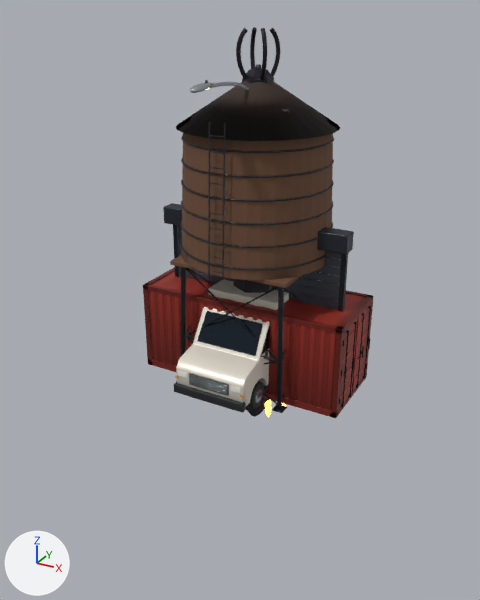
Renders of the glTF model src/assets/models/props.glb from each side of a commit.
Rendered twice from a 50 mm camera at (7.94, -15.38, 9.87) aimed at (-0.3, -0.39, 2.37). The lights are fixed; the arrows at lower left show +X, +Y and +Z. The picture after the commit comes second. Where no turn or scale is listed for an object, it has been applied to the vertices.

Names of what the first picture shows: 'container_container_paint', 'obelisk_obsidian', 'rollup_door_door_steel', 'rollup_door_steel_dark', 'van_glass_dark', 'van_plastic_dark', 'van_van_white', 'water_tower_steel_dark', 'water_tower_tank_roof', 'water_tower_tank_wood' and 7 more.
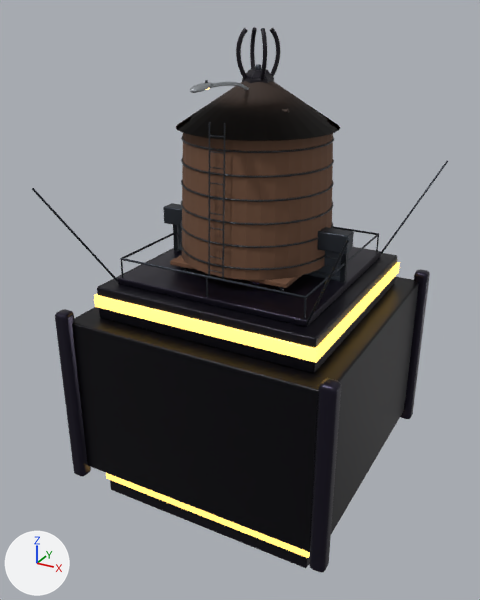
What differs and where, as boxes (x1, y1, x2, y2) in the pictures (480 x 600 px):
'jumbotron_jumbo_housing', added
    after: (72, 248, 419, 568)
'jumbotron_jumbo_trim', added
    after: (55, 247, 430, 573)
'jumbotron_led_ribbon', added
    after: (94, 262, 400, 558)
'jumbotron_steel_dark', added
    after: (32, 161, 448, 325)
'container_container_paint', unchanged, covered by the edit
    before: (143, 267, 374, 418)
'van_van_white', unchanged, covered by the edit
    before: (176, 272, 320, 406)
'rollup_door_door_steel', unchanged, covered by the edit
    before: (178, 226, 341, 309)
    after: (178, 226, 341, 281)
'van_glass_dark', unchanged, covered by the edit
    before: (197, 311, 270, 356)

Patch to the scene script:
```diff
--- a/src/assets/models/props.glb.py
+++ b/src/assets/models/props.glb.py
@@ mat_led_ribbon @@
+mat_led_ribbon = bpy.data.materials.new('led_ribbon')
+# nodes: BsdfPrincipled, Mix, OutputMaterial, VertexColor
+# colours: orange #ffce61, yellow #e8c77a, mixed with the vertex colours
@@ mat_jumbo_trim @@
+mat_jumbo_trim = bpy.data.materials.new('jumbo_trim')
+# nodes: BsdfPrincipled, Mix, OutputMaterial, VertexColor
+# colours: dark purple #2c2838, mixed with the vertex colours
@@ mat_jumbo_housing @@
+mat_jumbo_housing = bpy.data.materials.new('jumbo_housing')
+# nodes: BsdfPrincipled, Mix, OutputMaterial, VertexColor
+# colours: black #16141f, mixed with the vertex colours
@@ me_cable @@
+me_cable.from_pydata(...)  # 290 vertices, 528 faces; spans x -4.03..4.03, y -4.03..4.03, z 3.28..5.92
+me_cable.materials.append(mat_steel_dark)
@@ me_belly_screen @@
+me_belly_screen.from_pydata(...)  # 120 vertices, 228 faces; spans x -3.26..3.26, y -3.26..3.26, z -3.76..2.97
+me_belly_screen.materials.append(mat_led_ribbon)
@@ me_belly @@
+me_belly.from_pydata(...)  # 496 vertices, 968 faces; spans x -3.93..3.93, y -3.93..3.93, z -3.74..3.38
+me_belly.materials.append(mat_jumbo_trim)
@@ me_lower @@
+me_lower.from_pydata(...)  # 168 vertices, 324 faces; spans x -3.7..3.7, y -3.7..3.7, z -3.4..3.2
+me_lower.materials.append(mat_jumbo_housing)
@@ ob_jumbotron_steel_dark @@
+ob_jumbotron_steel_dark = bpy.data.objects.new('jumbotron_steel_dark', me_cable)
+ob_jumbotron_steel_dark.location = (0.0, 0.0, 0.0)
@@ ob_jumbotron_led_ribbon @@
+ob_jumbotron_led_ribbon = bpy.data.objects.new('jumbotron_led_ribbon', me_belly_screen)
+ob_jumbotron_led_ribbon.location = (0.0, 0.0, 0.0)
@@ ob_jumbotron_jumbo_trim @@
+ob_jumbotron_jumbo_trim = bpy.data.objects.new('jumbotron_jumbo_trim', me_belly)
+ob_jumbotron_jumbo_trim.location = (0.0, 0.0, 0.0)
@@ ob_jumbotron_jumbo_housing @@
+ob_jumbotron_jumbo_housing = bpy.data.objects.new('jumbotron_jumbo_housing', me_lower)
+ob_jumbotron_jumbo_housing.location = (0.0, 0.0, 0.0)
```
